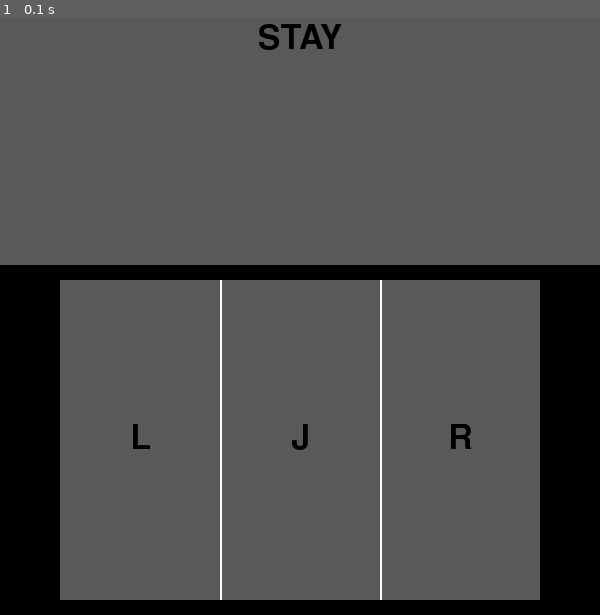
Above: before the commit, frame 1.
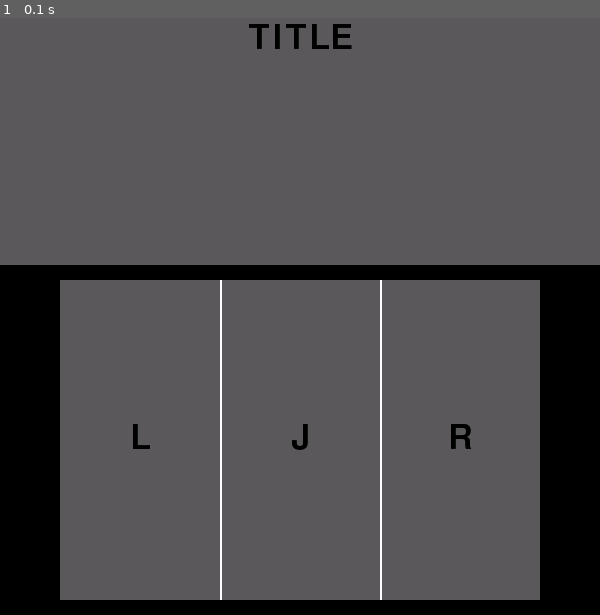
Above: after the commit, the same moment.

Repository: sota-inoue/Game
Game: pygame game, started from src/project/win_main.py
The game is run twice, just before and just after one commit, with the same random seed, the same clock (stepped at 60 frames per second) and the same inputs.
Inputs:
- Up to frame 1 (0.1 s): no input

The runs differ from the first frame. In frame 1, 0.4% of the frame differs, in the area x 41-59%, y 1-6%.

Commit message:
タイトル画面の作成

Diff:
--- a/src/project/Screen/Display.py
+++ b/src/project/Screen/Display.py
@@ -18,11 +18,14 @@
         self.font = pygame.font.Font(None, 50)
         self.text = "STAY"
 
-    def DrawText(self, text, x, y):
-        text_surface = self.font.render(text, True, self.TEXT_COLOR)
-        text_width = text_surface.get_width()
-        text_height = text_surface.get_height()
-        self.surface.blit( text_surface, (x - text_width // 2, y - text_height // 2) )
+    def DrawText(self, str, x, y):
+        # 指定した文字列を作成
+        text = self.font.render(str, True, self.TEXT_COLOR)
+        # 描画する文字列の幅と高さを取得
+        text_width = text.get_width()
+        text_height = text.get_height()
+        # 指定された座標を文字列の中心として描画
+        self.surface.blit(text, (x - text_width // 2, y - text_height // 2))
 
     def update(self,cmd):
         if cmd == Command.STAY:
@@ -39,6 +42,12 @@
     def draw(self):
         self.surface.fill(self.BACK_COLOR)
 
+    def draw_Title(self):
+        # BACK_COLORでsurfaceを塗りつぶす
+        self.surface.fill(self.BACK_COLOR)
+        # 画面の中心にTITLEの文字列を描画
+        self.DrawText("TITLE", self.width//2, self.height//2)
+
     def draw_Game(self):
         self.surface.fill(self.BACK_COLOR)
         self.DrawText(self.text, self.width//2, self.height//2)
--- a/src/project/System/App.py
+++ b/src/project/System/App.py
@@ -145,7 +145,7 @@
         # タッチパネル描画
         self.touch.draw_Controller()
         # ゲーム画面描画
-        self.game.draw_Game()
+        self.game.draw_Title()
         # Raspberry Piモードでの描画処理
         if self.mode:
             # HDMIへゲーム画面を描画
